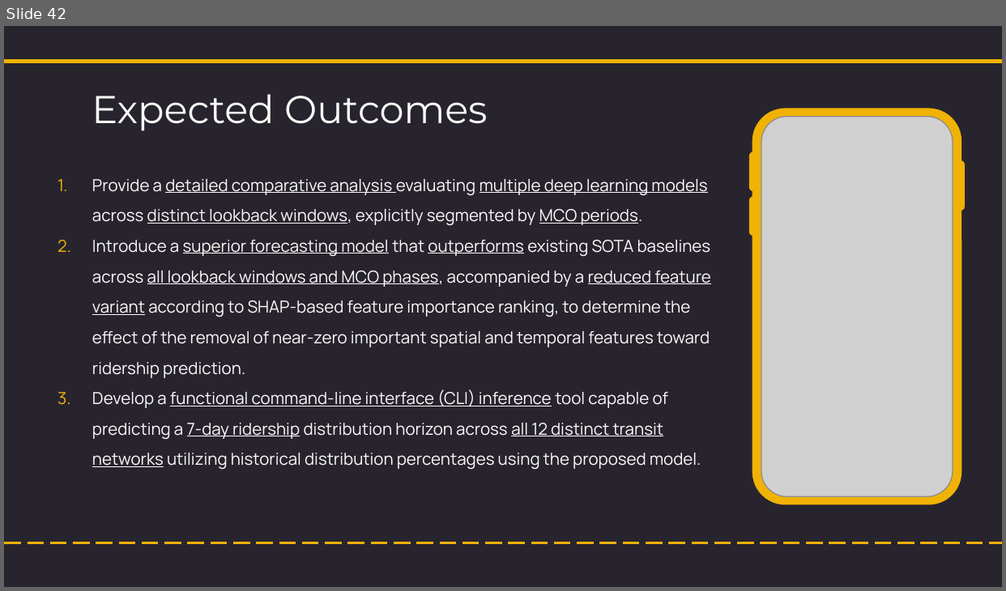
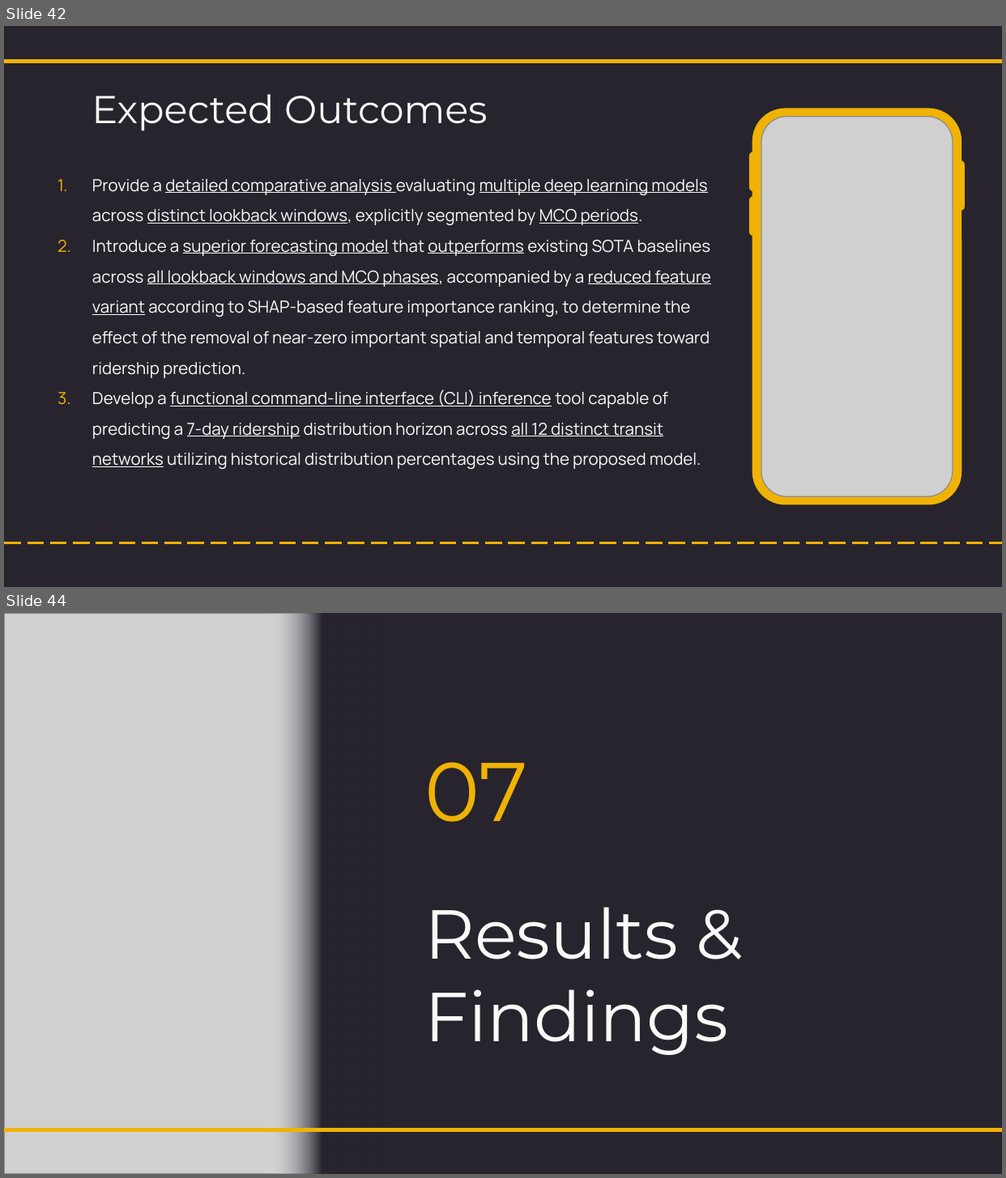
Before and after one commit to NightfuryEquinn/Ridership, a slide deck: docs/24202141_yipzixian_p1_presentation_revised.pptx. Shown one above the other, each under a label of ours: slide 42 before the commit, slides 42 and 44 after it; the slides between them are not shown. The pictures are 1006x591 and 1006x1178 pixels, drawn with LibreOffice and Linux fonts; fonts in the diff are those of the drawing; grey boxes stand for pictures. Boxes give left, top, right and bottom in pixels: in the first picture for what was removed or moved away, otherwise in the second. Text is boxed around its words. In the diff, an @@ line names an element or a change of style, - is before the commit and + after.

```diff
--- a/docs/24202141_yipzixian_p1_presentation_revised.pptx
+++ b/docs/24202141_yipzixian_p1_presentation_revised.pptx
@@ slide 44 added at (4,613,1002,1174), background #27242E @@
@@ picture added at (4,613,334,1174) @@
@@ rectangle added at (262,613,390,1174), fill gradient #27242E to #FFFFFF @@
@@ title added at (424,762,528,822), 60 pt, text #F0B205 @@
+07
@@ title added at (424,907,728,1055), 50 pt, text #FCFAF8 @@
+Results & Findings
@@ line added from (4, 1130) to (1002, 1130), #F0B205 3 pt @@
```
Also in this commit, not shown: 4 slides changed, 15 other slides added, 4 other files.
